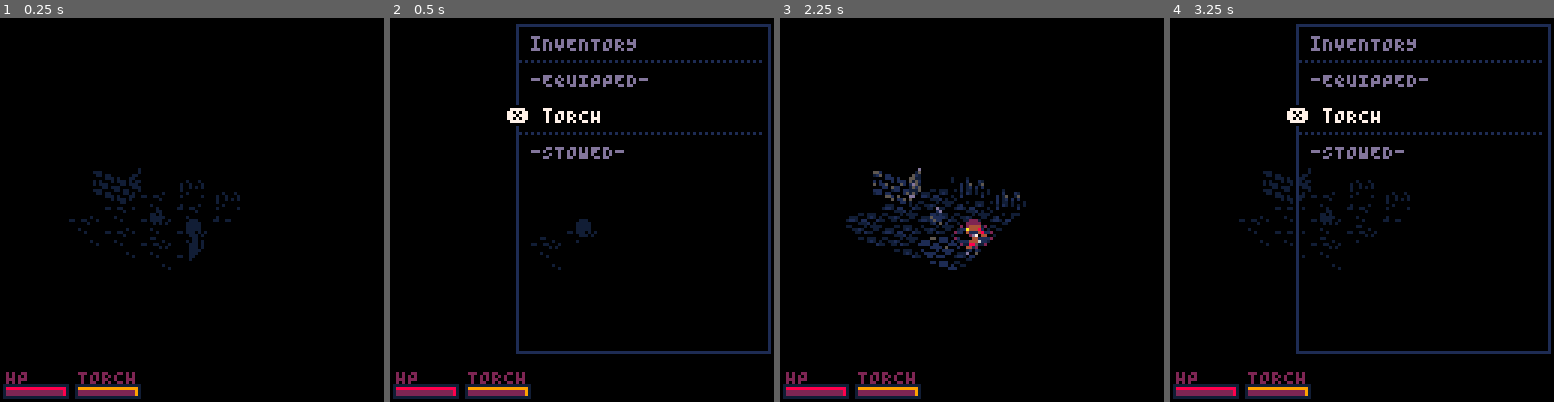
Above: before the commit, frames 1-4 (left to right).
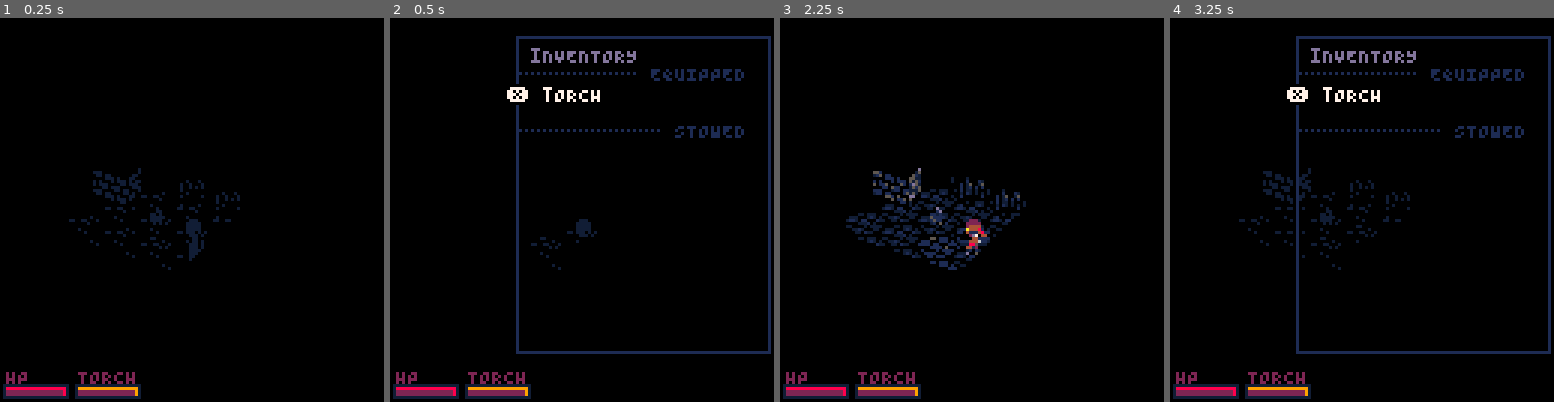
Above: after the commit, the same moments.

Repository: Woflox/intoruins
Game: PICO-8 cartridge cavedunj.p8
The game is run twice, just before and just after one commit, with the same random seed, the same clock (stepped at 60 frames per second) and the same inputs.
Inputs:
- Up to frame 1 (0.25 s): no input
- Up to frame 2 (0.5 s): tap X (X key) at 0.33 s
- Up to frame 3 (2.25 s): tap O (Z key) at 0.7, 1.7, 2.1 s; tap X (X key) at 1.07, 1.85 s; hold Right 1.6-2.1 s; hold Up from 2.15 s (still down)
- Up to frame 4 (3.25 s): release Up at 2.42 s; hold Right 2.47-3.03 s; tap O (Z key) at 2.5, 2.9 s; tap X (X key) at 2.97 s; hold Left from 3.08 s (still down)

Frame 1 is identical in both runs. In frame 2, 4.7% of the frame differs, in the area x 30-100%, y 1-37%; in frame 3, less than 0.1%; in frame 4, 4.7%.

Commit message:
UI text spacing tweaks

Diff:
--- a/cavedunj.p8
+++ b/cavedunj.p8
@@ -197,7 +197,7 @@
 
 	genmap(vec2(10,15))
 
- local torch = create(130)
+	local torch=create(130)
 	addtoinventory(torch)
 	torch.eQUIP()
 	calclight()
@@ -394,7 +394,7 @@
   curindex+=1
   sel=curindex==menuindex
  end
- ?(sel and "\#0\f7❎ "or"\fd  ")..str
+ ?(sel and "\#0\f7\|h❎ "or"\fd\|h  ")..str
 	return sel and focus and
 	 not inputblocked and btnp(❎)
 end
@@ -412,10 +412,10 @@
 end
 
 function inv()
- frame(gettrans(126,42),2,126,111,rect)
+ frame(gettrans(126,42),6,126,111,rect)
  local i=0
  local sely=0
-	?"\fd  iNVENTORY\n\f1 ……………………………\n\fd  -EQUIPPED-\n"
+	?"\fd  iNVENTORY\n\f1 …………… EQUIPPED"
 
 	invindex=getindex(invindex,#inventory)
 
@@ -432,19 +432,19 @@
 	end
 
 	listitems(true)
-	?"\f1 ……………………………\fd\n  -STOWED-\n"
+	?"\n\f1 ……………… STOWED \fd"
 	listitems()
 end
 
 function info()
  local eqpd = selitem.equipped
  local x=gettrans(42,5)
- frame(x,2,gettrans(42,90.5),111,rectfill)
+ frame(x,6,gettrans(42,90.5),111,rectfill)
  menuindex=getindex(menuindex,2)
 
- spr(selitem.typ+(selitem.ai and 16 or 0),x+3,4)
+ spr(selitem.typ+(selitem.ai and 16 or 0),x+3,8)
  ?"\fd    "..selitem.n
- local statstr="\f1 ……………………………\fd\n"
+ local statstr="\f1 ……………………………\fd\|j"
  if selitem.id then
  	for str in all(split([[
 
@@ -480,7 +480,7 @@
  ?statstr
 
  --menu
- cursor(x-3,90)
+ cursor(x-3,86)
  ?"\f1 ……………………………"
 
  for action in all(
@@ -500,17 +500,17 @@
 end
 
 function confirmjump()
-	frame(32,gettrans(34,41.5),96,gettrans(34,79.5),rect)
+	frame(32,gettrans(33,39.5),96,gettrans(33,81.5),rect)
 	menuindex=getindex(menuindex,2)
 	?"\fd  tHE HOLE OPENS\n  UP BELOW YOU..\n"
 
-	if listitem"\-jjUMP DOWN" then
+	if listitem" jUMP DOWN" then
 	 popdiag()
 	 move(player,playerdst)
 	 setanim(player,"fall")
 	 calclight()
 	 sfx(24)
-	elseif listitem"\-jdON'T JUMP" then
+	elseif listitem" dON'T JUMP" then
 	 popdiag()
 	end
 end
@@ -725,7 +725,8 @@
   initpal(player.tl)
   pal(2,34,2)
  	local scrp=screenpos(tl.pos)
- 	if playerdst!=lastplayerdst then
+ 	if playerdst!=lastplayerdst
+ 	 or turnorder!=0then
  		lastplayerdst=playerdst
  		pal(13,5)
  		pal(2,1)
